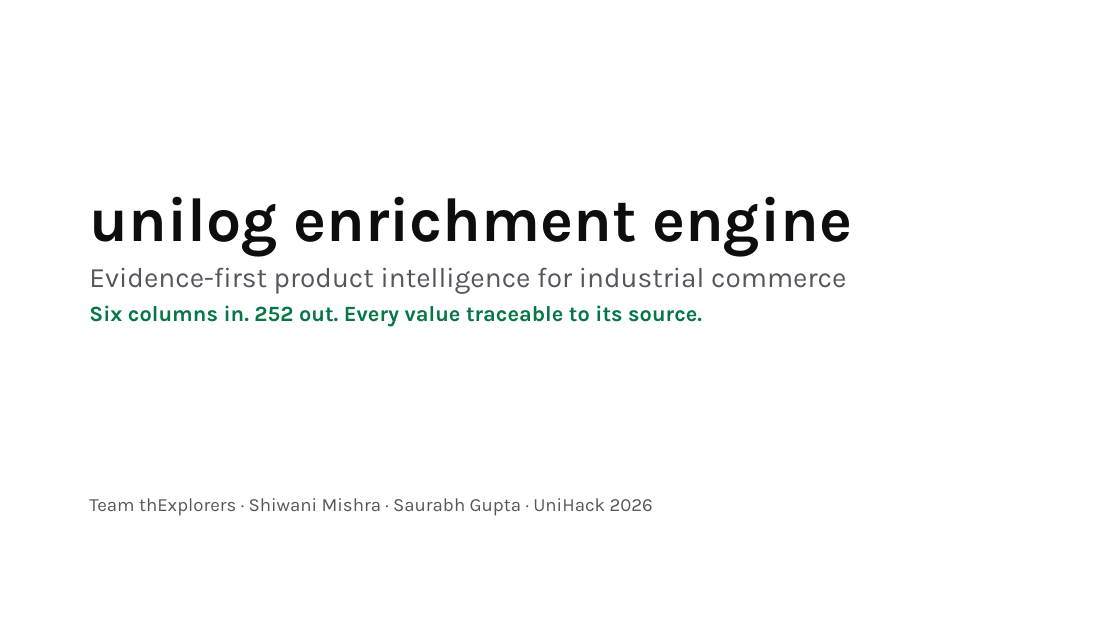
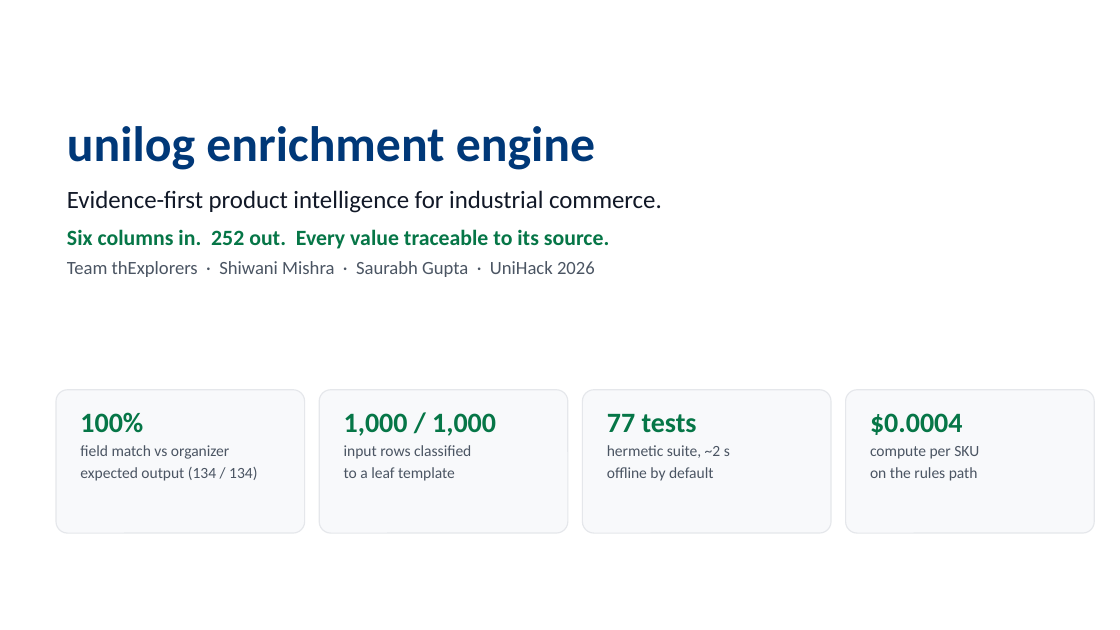
Before and after one commit to shiwani42/unihack-product-enrichment, a slide deck: slide 1 of submission/UniHack_thExplorers_Prototype.pptx. Drawn at 1120x630 pixels with LibreOffice and Linux fonts; fonts in the diff are those of the drawing; background and template pictures are left out. Boxes give left, top, right and bottom in pixels: in the first picture for what was removed or moved away, otherwise in the second. Text is boxed around its words. In the diff, an @@ line names an element or a change of style, - is before the commit and + after.

```diff
--- a/submission/UniHack_thExplorers_Prototype.pptx
+++ b/submission/UniHack_thExplorers_Prototype.pptx
@@ text "unilog enrichment engine": place and size @@
-text "unilog enrichment engine" at (89, 196, 852, 327)
+text "unilog enrichment engine" at (67, 126, 662, 277)
@@ text at (67, 126, 609, 249): size 40 to 32 pt, text colour #0D0D0F to #003878 in "unilog enrichment engine"; font Karla to Calibri in "unilog enrichment engine", "Six columns in. 252 out. Every value ..."; more space between paragraphs @@
@@ text at (67, 190, 662, 213): text changed; size 18 to 16 pt; font Karla to Calibri; text colour #55555C to #111827 @@
-Evidence-first product intelligence for industrial commerce
+Evidence-first product intelligence for industrial commerce.
@@ text at (67, 261, 595, 277): paragraph added @@
+Team thExplorers · Shiwani Mishra · Saurabh Gupta · UniHack 2026
@@ rounded rectangle added at (56, 390, 305, 533), fill #F8F9FB, outline #E5E7EB 0.75 pt @@
@@ text added at (80, 412, 257, 481), 10 pt, text #4B5563 @@
+100%
+field match vs organizer
+expected output (134 / 134)
@@ rounded rectangle added at (319, 390, 568, 533), fill #F8F9FB, outline #E5E7EB 0.75 pt @@
@@ text added at (344, 413, 496, 481), 10 pt, text #4B5563 @@
+1,000 / 1,000
+input rows classified
+to a leaf template
@@ rounded rectangle added at (582, 390, 831, 533), fill #F8F9FB, outline #E5E7EB 0.75 pt @@
@@ text added at (607, 414, 730, 481), 10 pt, text #4B5563 @@
+77 tests
+hermetic suite, ~2 s
+offline by default
@@ rounded rectangle added at (846, 390, 1094, 533), fill #F8F9FB, outline #E5E7EB 0.75 pt @@
@@ text added at (870, 413, 979, 481), 10 pt, text #4B5563 @@
+$0.0004
+compute per SKU
+on the rules path
@@ text removed at (89, 498, 653, 516) @@
-Team thExplorers · Shiwani Mishra · Saurabh Gupta · UniHack 2026
```
Also in this commit, not shown: 12 other slides changed, 2 slides added, 2 slides removed, 43 other files.
